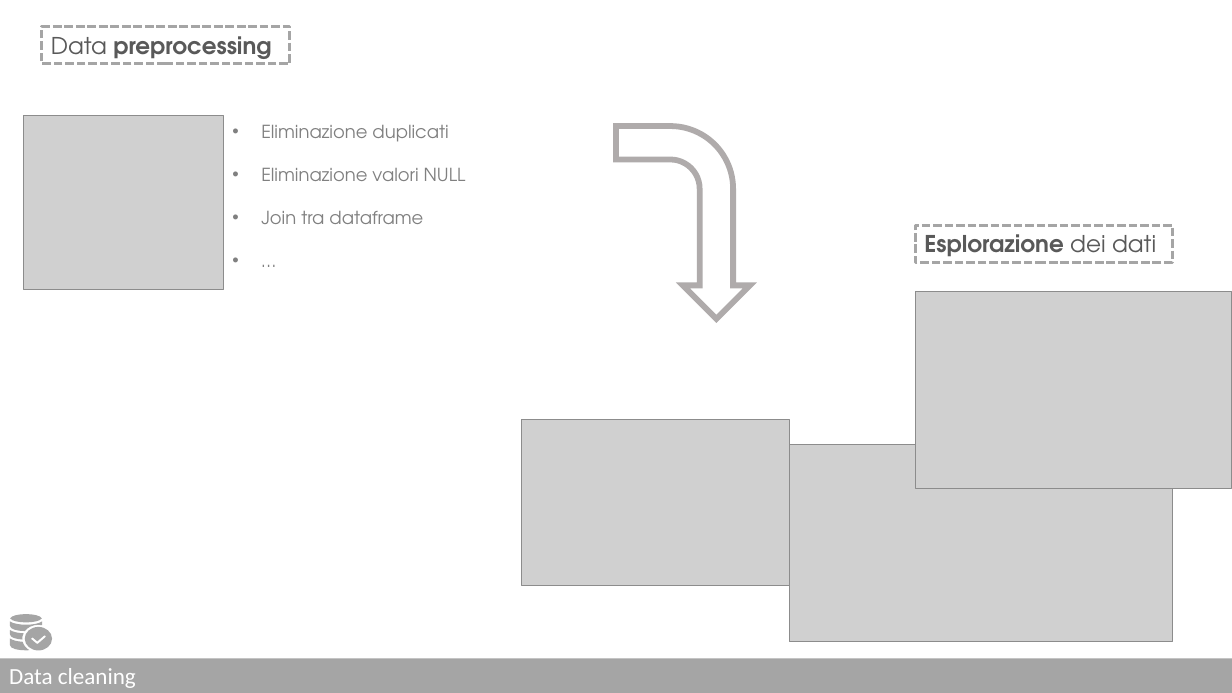
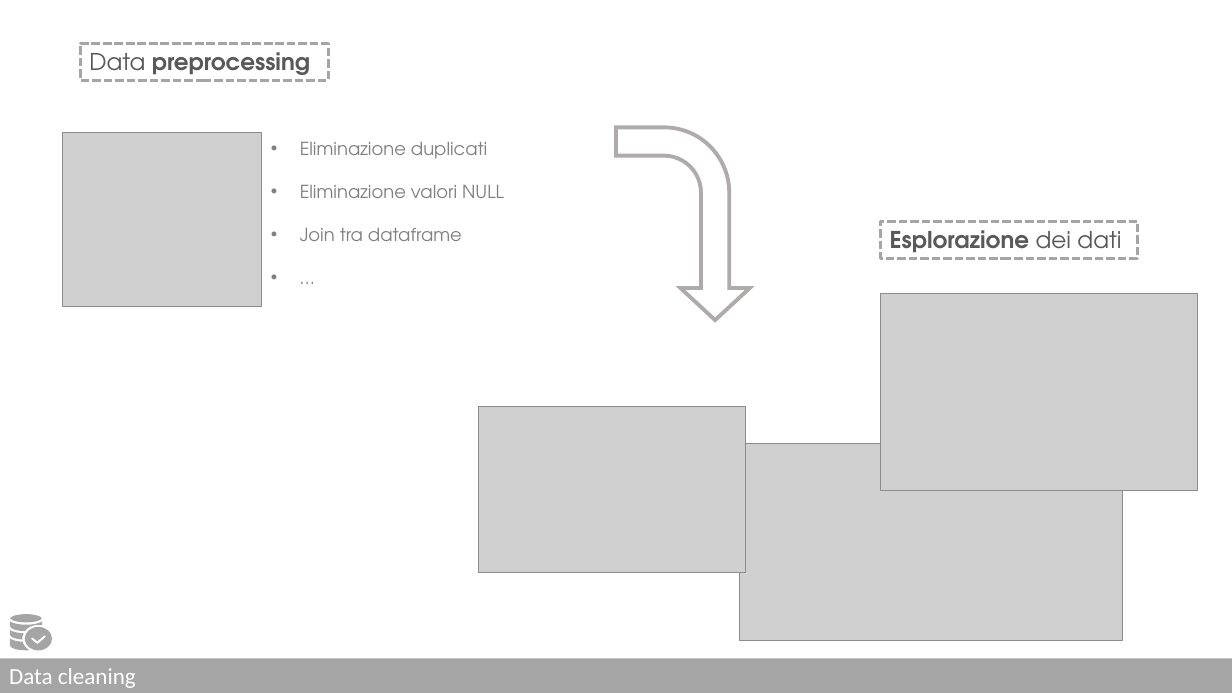
Before and after one commit to lorenzlorg/Digital-Marketing-Data-Science-Lab-Project, a slide deck: slide 5 of Presentazione_digital_marketing.pptx. Drawn at 1232x693 pixels with LibreOffice and Linux fonts; fonts in the diff are those of the drawing; grey boxes stand for pictures. Boxes give left, top, right and bottom in pixels: in the first picture for what was removed or moved away, otherwise in the second. Text is boxed around its words. In the diff, an @@ line names an element or a change of style, - is before the commit and + after.

```diff
--- a/Presentazione_digital_marketing.pptx
+++ b/Presentazione_digital_marketing.pptx
@@ 1 picture, 1 text, 1 rectangle: place and size @@
-1 picture, 1 text, 1 rectangle at (24, 27, 466, 289)
+1 picture, 1 text, 1 rectangle at (62, 43, 504, 306)
@@ bent arrow at (616, 128, 750, 321): outline #AFABAB 4.5 pt to #AFABAB 3 pt; proportions changed @@
@@ rectangle "Esplorazione dei dati": place and size @@
-rectangle "Esplorazione dei dati" at (916, 226, 1173, 262)
+rectangle "Esplorazione dei dati" at (881, 222, 1138, 259)
@@ picture: place and size @@
-picture at (916, 291, 1232, 488)
+picture at (881, 294, 1198, 491)
@@ picture: place and size @@
-picture at (522, 420, 789, 586)
+picture at (478, 407, 745, 573)
@@ picture: place and size @@
-picture at (789, 445, 1173, 641)
+picture at (739, 444, 1123, 640)
```
Also in this commit, not shown: 6 other slides changed, 7 other files.
